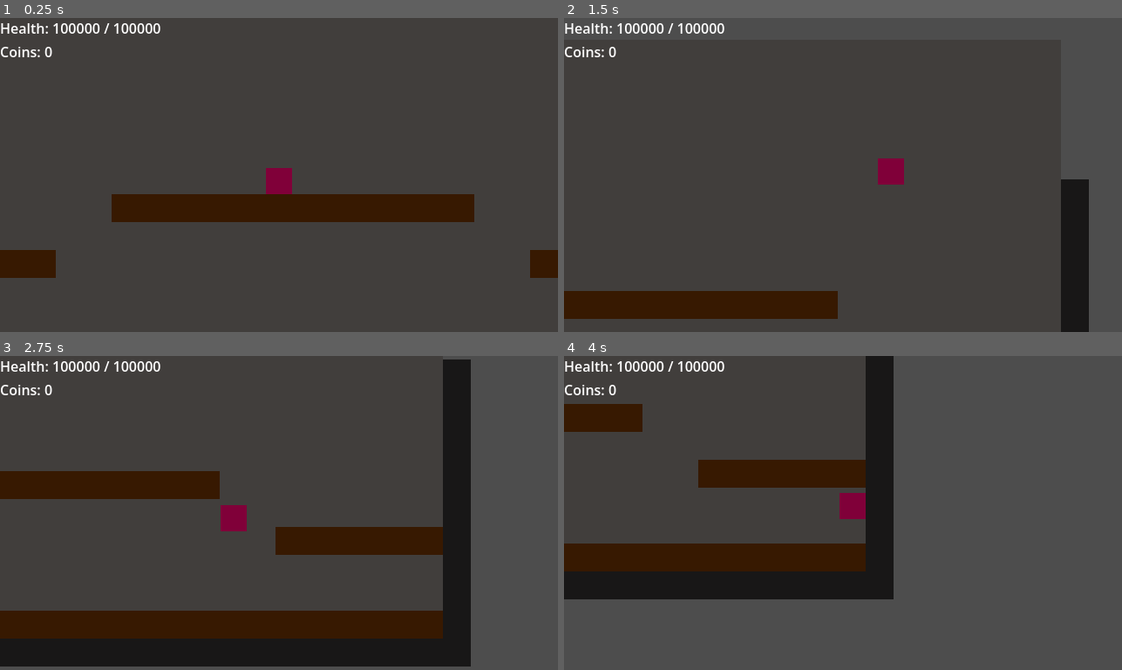
Above: before the commit, frames 1-4 (two rows, left to right).
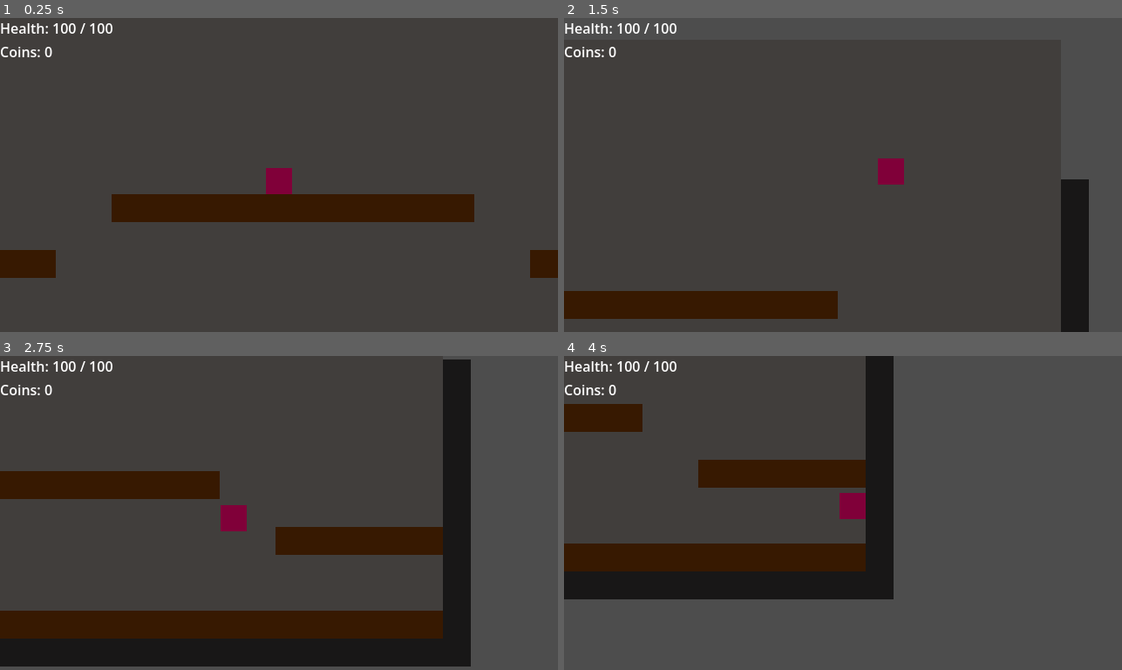
Above: after the commit, the same moments.

Repository: violetstone17/mr.-crowley
Game: Godot game, scene res://scenes/Areas/cantina.tscn
Two runs of this game, one before a commit and one after it. Both use one fixed random seed, a clock stepped at 60 frames per second and the inputs below.
Inputs (mouse positions are in pixels of both pictures, inside the frame that each line leads up to):
- Up to frame 1 (0.25 s): no input
- Up to frame 2 (1.5 s): move the mouse to (965, 159) at 0.52 s; hold E (interact) 0.53-1.28 s; hold D (moveRight) from 0.53 s (still down); tap Space (jump) at 0.77 s; move the mouse to (731, 190) at 1.27 s; click (731, 190) at 1.35 s
- Up to frame 3 (2.75 s): tap Space (jump) at 1.52 s; move the mouse to (334, 443) at 2.02 s; release D (moveRight) at 2.03 s; hold A (moveLeft) from 2.03 s (still down); hold E (interact) from 2.03 s (still down)
- Up to frame 4 (4 s): move the mouse to (815, 575) at 2.77 s; release A (moveLeft) at 2.78 s; release E (interact) at 2.78 s; hold D (moveRight) from 2.78 s (still down); click (815, 575) at 2.85 s; tap Space (jump) at 3.02, 3.77 s; move the mouse to (1010, 560) at 3.52 s; hold E (interact) from 3.53 s (still down)

The runs differ from the first frame. In frame 1, 0.3% of the frame differs, in the area x 13-29%, y 1-5%; in frame 2, 0.3%; in frame 3, 0.3%; in frame 4, 0.3%.

Commit message:
Remove test health override and debug prints
- player.tscn: drop health = 100000 override so the script default (100) applies and the shop upgrade is visible
- shopCounter.gd, player.gd: remove leftover debug prints

Co-Authored-By: Claude Sonnet 5.5 <noreply@anthropic.com>
Claude-Session: https://claude.ai/code/session_01MYdn2r4wwSvvx11gAWdjpB

Diff:
--- a/mr.-crawly/scenes/player.tscn
+++ b/mr.-crawly/scenes/player.tscn
@@ -15,7 +15,6 @@
 [node name="player" type="CharacterBody2D" unique_id=902986622]
 collision_layer = 32
 script = ExtResource("1_3vyb7")
-health = 100000
 
 [node name="CollisionShape2D" type="CollisionShape2D" parent="." unique_id=250806966]
 position = Vector2(20, 20)
--- a/mr.-crawly/scripts/UI/shopCounter.gd
+++ b/mr.-crawly/scripts/UI/shopCounter.gd
@@ -8,9 +8,7 @@
 	body_exited.connect(onBodyExited)
 
 func onBodyEntered(b: Node2D):
-	print("something is inside")
 	if b.is_in_group("player"):
-		print("player is inside")
 		playerInside = true
 
 func onBodyExited(b: Node2D):
--- a/mr.-crawly/scripts/playerScripts/player.gd
+++ b/mr.-crawly/scripts/playerScripts/player.gd
@@ -35,7 +35,6 @@
 
 	hurtbox.area_entered.connect(_onHurtboxAreaEntered)
 
-	print("upgradeHealth: ", GameState.upgradeHealth, "  health: ", health)
 	GameState.upgradesChanged.connect(onUpgradesChanged)
 
 func _physics_process(delta: float) -> void:
